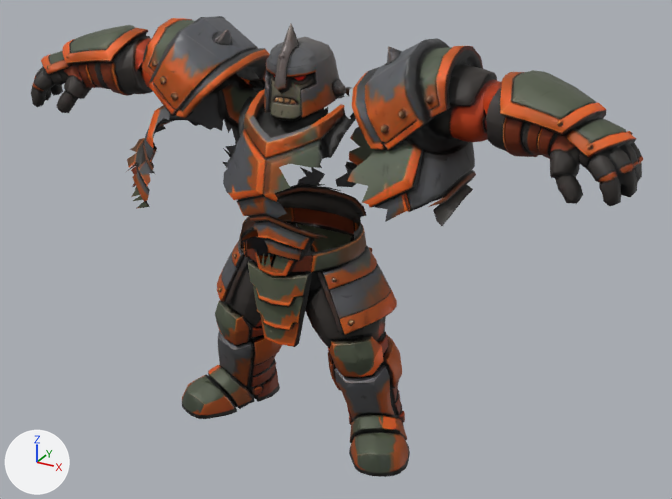
Renders of the glTF model public/creatures/asset_5a3be5158863c66c0005ff12.glb from each side of a commit.
Both versions are drawn from a camera (50 mm lens) standing at (1.04, -1.747, 0.85) and looking at (0.068, 0.02, -0.034). Arrows for +X, +Y and +Z are at lower left; the lights stay in place. The picture after the commit comes second. Vertices at exactly the same position are counted once.

The first picture shows 'tripo_node_dc21b280-9485-4c18-ac59-2b5cef6fb16d'.
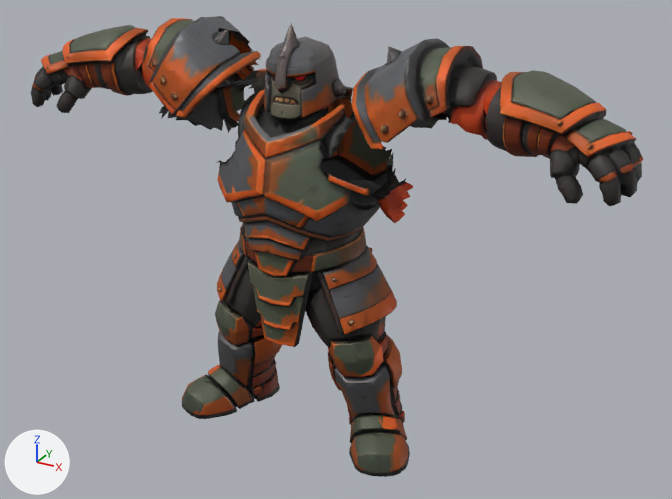
Edits to the bpy script that builds the scene:
```text
Change me_tripo_mesh_dc21b280_9485_4c18_ac59_2b5cef6fb16d:
    used by ob_tripo_node_dc21b280_9485_4c18_ac59_2b5cef6fb16d; location = (0.0, 0.0, 0.0)
    remove me_tripo_mesh_dc21b280_9485_4c18_ac59_2b5cef6fb16d.from_pydata(...)  # 9981 vertices, 19472 faces; spans x -0.746..0.746, y -0.185..0.185, z -0.5..0.5
    add me_tripo_mesh_dc21b280_9485_4c18_ac59_2b5cef6fb16d.from_pydata(...)  # 9932 vertices, 19472 faces; spans x -0.746..0.746, y -0.185..0.185, z -0.5..0.5
    me_tripo_mesh_dc21b280_9485_4c18_ac59_2b5cef6fb16d part 1: 910 vertices removed from x -0.444..0.416, y -0.179..0.182, z 0.046..0.449; 861 vertices added at x -0.256..0.241, y -0.172..0.182, z 0.003..0.361
```

Where the change shows, as pixel boxes [x1, y1, x2, y2] in the pictures (672 x 499 px; the box of a moved part takes in the faces that stretch with it):
part 1 of me_tripo_mesh_dc21b280_9485_4c18_ac59_2b5cef6fb16d, moved or reshaped: before [126, 28, 488, 226]; after [216, 69, 413, 256]
